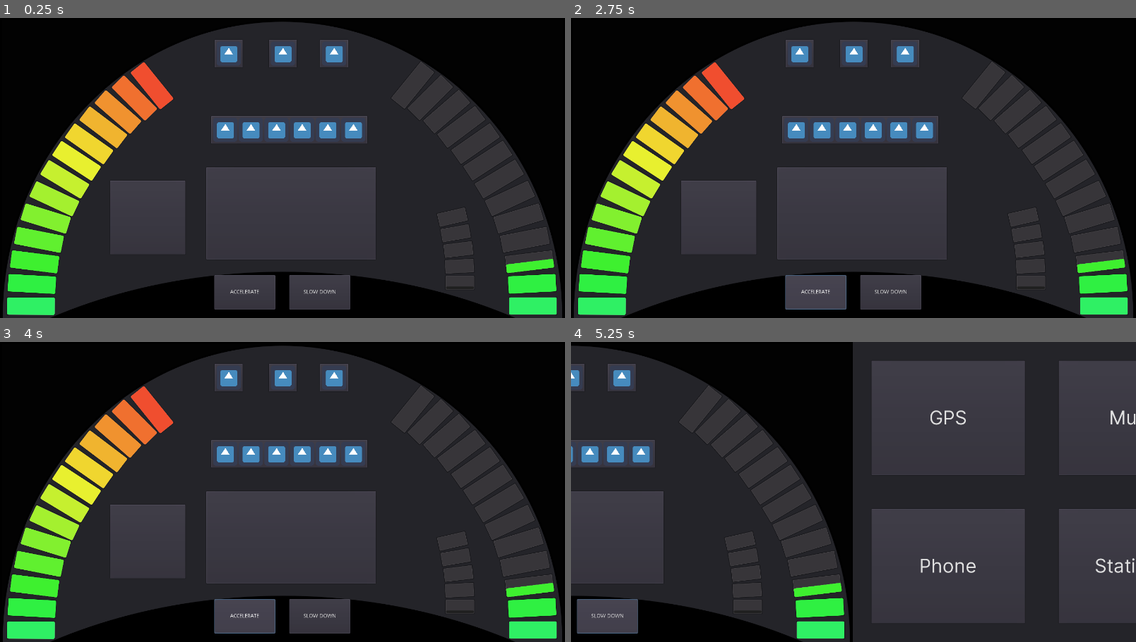
Above: before the commit, frames 1-4 (two rows, left to right).
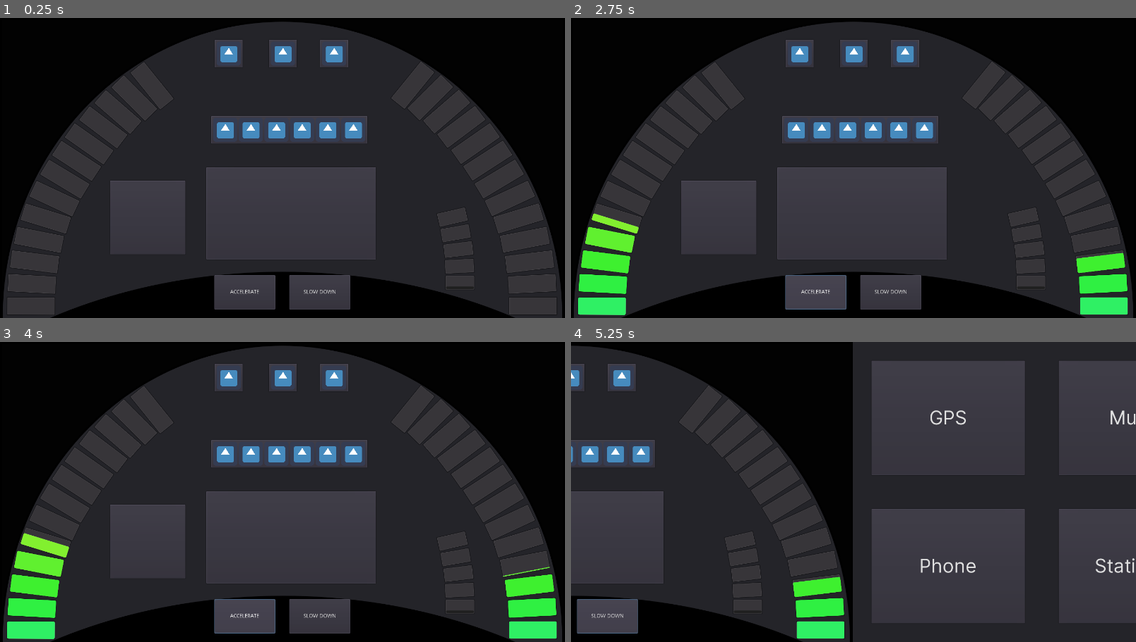
Above: after the commit, the same moments.

Repository: przadkap/car-dashboard
Game: Godot game, scene res://BTWScreen/BehindTheWheelScreen.tscn
The game is run twice, just before and just after one commit, with the same random seed, the same clock (stepped at 60 frames per second) and the same inputs. The engine's default icon, where the game draws it, is replaced by a stand-in: a white triangle on a blue panel in a dark square.
Inputs:
- Up to frame 1 (0.25 s): no input
- Up to frame 2 (2.75 s): click "ACCELERATE" at 0.5 s; click "SLOW DOWN" at 1.25 s; click "ACCELERATE" at 2 s
- Up to frame 3 (4 s): click "SLOW DOWN" at 2.75 s; click "ACCELERATE" at 3.5 s
- Up to frame 4 (5.25 s): click "SLOW DOWN" at 4.25 s; tap Enter at 5 s; tap 0 at 5.1 s

The runs differ from the first frame. In frame 1, 7.8% of the frame differs, in the area x 1-99%, y 14-100%; in frame 2, 4.5%; in frame 3, 4.5%; in frame 4, 0.2%.

Commit message:
add celocity and rpm simulation

Diff:
--- a/Car Dashboard/BTWScreen/Accelerometer/Accelerometer.gd
+++ b/Car Dashboard/BTWScreen/Accelerometer/Accelerometer.gd
@@ -4,11 +4,17 @@
 # Declare member variables here. Examples:
 # var a = 2
 # var b = "text"
-var current_speed
+var current_speed = 0
+var speed_function_arg = 0 # values from 0 to 1336
+# speed equation y = (25*log(base=1.5, value=0.05*(x+20))
+# max speed 260 at x = 1336.37
 
+signal speed_changed
+
+var accelerating = false
+var braking = false
 # Called when the node enters the scene tree for the first time.
 func _ready():
-	speed_changed(300)
 	load_segment_styleboxes()
 	pass # Replace with function body.
 
@@ -21,8 +27,7 @@
 		segment.add_stylebox_override("fg", level_stylebox)
 
 # Called every frame. 'delta' is the elapsed time since the previous frame.
-#func _process(delta):
-#	pass
+
 func speed_changed(new_speed):
 	current_speed = new_speed
 	for segment in get_children():
@@ -32,11 +37,34 @@
 			segment.value = new_speed -  (segment.get_index() * 20)
 		else:
 			 segment.value = 0
+	emit_signal("speed_changed", new_speed)
 
 
 func _on_Accelerate_pressed():
-	speed_changed(current_speed + 5)
+#	speed_changed(current_speed + 5)
+	accelerating = true
 
 
 func _on_Decelerate_pressed():
-	speed_changed(current_speed - 5)
+#	speed_changed(current_speed - 5)
+	accelerating = false
+#	braking = true
+
+
+func _on_SpeedCheck_timeout():
+	if accelerating:
+		if(current_speed < 260):
+			speed_function_arg += 1
+	elif braking:
+		if(current_speed > 0):
+			speed_function_arg -= 1
+	else:
+		if(current_speed > 0):
+			speed_function_arg -= 0.5
+
+	speed_changed(stepify(compute_speed(speed_function_arg), 0.001))
+
+
+
+func compute_speed(x):
+	return 25 * (log(0.05 * (x + 20)) / log(1.5))
--- a/Car Dashboard/BTWScreen/BehindTheWheelScreen.tscn
+++ b/Car Dashboard/BTWScreen/BehindTheWheelScreen.tscn
@@ -166,6 +166,7 @@
 rect_rotation = 270.0
 custom_styles/fg = ExtResource( 8 )
 max_value = 20.0
+step = 0.01
 value = 20.0
 percent_visible = false
 __meta__ = {
@@ -179,6 +180,7 @@
 margin_bottom = 860.508
 rect_rotation = 273.0
 max_value = 20.0
+step = 0.01
 percent_visible = false
 __meta__ = {
 "_edit_use_anchors_": false
@@ -191,6 +193,7 @@
 margin_bottom = 796.868
 rect_rotation = 277.0
 max_value = 20.0
+step = 0.01
 percent_visible = false
 __meta__ = {
 "_edit_use_anchors_": false
@@ -203,6 +206,7 @@
 margin_bottom = 733.42
 rect_rotation = 281.0
 max_value = 20.0
+step = 0.01
 percent_visible = false
 __meta__ = {
 "_edit_use_anchors_": false
@@ -215,6 +219,7 @@
 margin_bottom = 669.316
 rect_rotation = 287.0
 max_value = 20.0
+step = 0.01
 percent_visible = false
 __meta__ = {
 "_edit_use_anchors_": false
@@ -227,6 +232,7 @@
 margin_bottom = 606.458
 rect_rotation = 295.0
 max_value = 20.0
+step = 0.01
 percent_visible = false
 __meta__ = {
 "_edit_use_anchors_": false
@@ -239,6 +245,7 @@
 margin_bottom = 547.234
 rect_rotation = 301.0
 max_value = 20.0
+step = 0.01
 percent_visible = false
 __meta__ = {
 "_edit_use_anchors_": false
@@ -251,6 +258,7 @@
 margin_bottom = 495.924
 rect_rotation = 303.0
 max_value = 20.0
+step = 0.01
 percent_visible = false
 __meta__ = {
 "_edit_use_anchors_": false
@@ -263,6 +271,7 @@
 margin_bottom = 448.044
 rect_rotation = 305.0
 max_value = 20.0
+step = 0.01
 percent_visible = false
 __meta__ = {
 "_edit_use_anchors_": false
@@ -275,6 +284,7 @@
 margin_bottom = 401.428
 rect_rotation = 307.0
 max_value = 20.0
+step = 0.01
 percent_visible = false
 __meta__ = {
 "_edit_use_anchors_": false
@@ -287,6 +297,7 @@
 margin_bottom = 355.893
 rect_rotation = 311.0
 max_value = 20.0
+step = 0.01
 percent_visible = false
 __meta__ = {
 "_edit_use_anchors_": false
@@ -299,6 +310,7 @@
 margin_bottom = 313.821
 rect_rotation = 315.0
 max_value = 20.0
+step = 0.01
 percent_visible = false
 __meta__ = {
 "_edit_use_anchors_": false
@@ -311,6 +323,7 @@
 margin_bottom = 274.375
 rect_rotation = 321.0
 max_value = 20.0
+step = 0.01
 percent_visible = false
 __meta__ = {
 "_edit_use_anchors_": false
@@ -678,6 +691,10 @@
 __meta__ = {
 "_edit_use_anchors_": false
 }
+
+[node name="SpeedCheck" type="Timer" parent="BTWScreen"]
+wait_time = 0.01
+autostart = true
 
 [node name="MultimediaScreen" type="Control" parent="."]
 margin_left = 1500.0
@@ -765,5 +782,7 @@
 size_flags_vertical = 3
 custom_fonts/font = SubResource( 2 )
 text = "GPS"
+[connection signal="speed_changed" from="BTWScreen/Accelerometer" to="BTWScreen/Tachometer" method="_on_Accelerometer_speed_changed"]
 [connection signal="pressed" from="BTWScreen/AccelerateButton" to="BTWScreen/Accelerometer" method="_on_Accelerate_pressed"]
 [connection signal="pressed" from="BTWScreen/AccelerateButton2" to="BTWScreen/Accelerometer" method="_on_Decelerate_pressed"]
+[connection signal="timeout" from="BTWScreen/SpeedCheck" to="BTWScreen/Accelerometer" method="_on_SpeedCheck_timeout"]
--- a/Car Dashboard/BTWScreen/Tachometer/Tachometer.gd
+++ b/Car Dashboard/BTWScreen/Tachometer/Tachometer.gd
@@ -5,10 +5,9 @@
 # var a = 2
 # var b = "text"
 
-
+var rpm_func_arg = 0
 # Called when the node enters the scene tree for the first time.
 func _ready():
-	rpm_changed(50)
 	load_segment_styleboxes()
 	pass # Replace with function body.
 
@@ -32,3 +31,6 @@
 		else:
 			 break # not sure if good idea
 	pass
+
+func _on_Accelerometer_speed_changed(new_speed):
+	rpm_changed(new_speed * 0.65)
